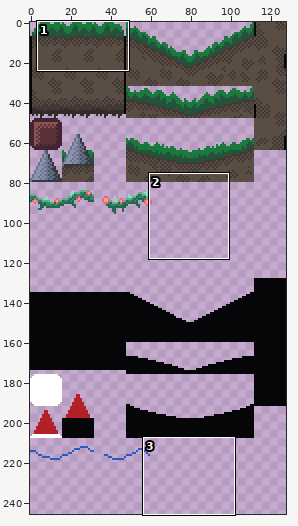
Two states of a sprite sheet, res/tiles/tile_02.png. The first picture is a wide view before the edit; the outline marks the close-up.
Close-up. Before the edit:
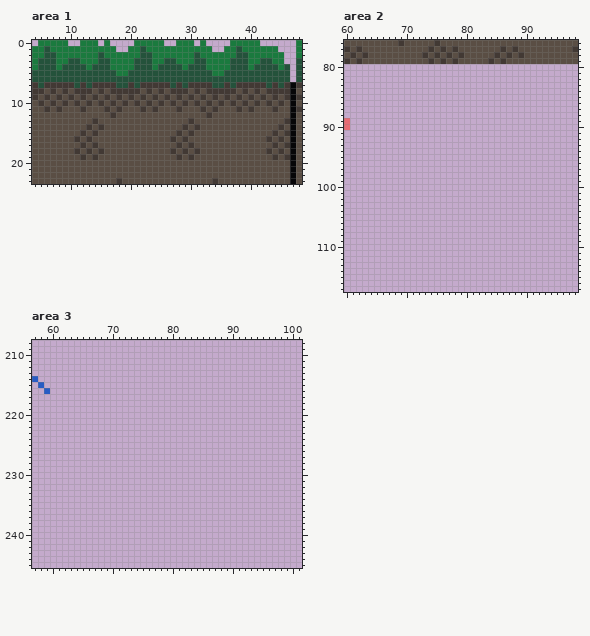
The file is 128x256 pixels. Shown: area 1: x 4..48, y 0..23; area 2: x 60..98, y 76..117; area 3: x 57..101, y 208..245. The wide view leaves out empty margins.
The same view after the edit:
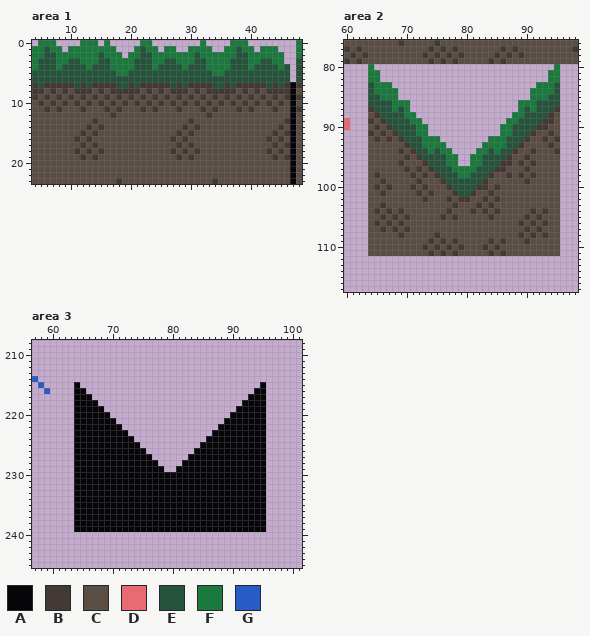
Palette (. is transparent): A #060608  B #423934  C #5a4e44  D #e86a73  E #24523b  F #1a7a3e  G #285cc4
Change:
Changed rows in their new state; - is an unchanged pixel.
Area 1:
first column x 8:
 0 ..-----------.--..--...---------..
 1 -.----------.----.--..-----------.
 2 -----------.----------------------
Area 2:
first column x 64:
 80 F------------------------------F
 81 FF----------------------------FF
 82 FF----------------------------FF
 83 EFFF------------------------FFFE
 84 EFFFF----------------------FFFFE
 85 EEFFF----------------------FFFEE
 86 EEEEFFF------------------FFFEEEE
 87 BEEEFEF------------------FEFEEEB
 88 CBEEEEFF----------------FFEEEEBC
 89 BCBEEEEFF--------------FFEEEEBBC
 90 CBCBEEEEFF------------FFEEEEBBCC
 91 BCBCBEEEFF------------FFEEEBCCBC
 92 CBCBCBEEEFFF--------FFFEEEBCCBCB
 93 CCCCCCBEEFFFF------FFFFEEBCCCCBC
 94 CCCCCBCBEEFEFF----FFEFEEBCCBCCCB
 95 CCCCCCBCBEEEEFF--FFEEEEBCCBCCCCC
 96 CCCCCBCCCBEEEFF--FFEEEBBCBCBCCCC
 97 CCCCCCBCBCBEEEFFFFEEEBBCCCBCCCCC
 98 CBCCCCCBCBCBEEEFFEEEBCCBCBCBCCCC
 99 CCBCCCCCBCCCBEEEEEEBCCCCCCBCCCCC
100 CBCBCCCBCBCCCBEEEEBBCBCCCCCCCCCC
101 CCBCCCCCBCBCCCBEEBCCBCCCCCCCCCCC
102 CCCCCCCCCBCCCBCBBCCBCBCCCCCCCCCC
103 CCBCCCCCCCCCCCBCCCBCBCCCCCCCCCCC
104 CBCBCBCCCCCCCBCCCBCBCBCCCCCBCBCC
105 CCBCBCBCCCCCBCBCCCCCBCCCCCBCBCCC
106 CBCBCBCCCCCCCCCCCCCCCCCCCBCBCBCC
107 CCBCBCBCCCCCCCCCCCCCCCCCCCBCBCCC
108 CCCCCBCCCCCBCCCCCCCCCCCCCBCBCBCC
109 CCCCCCCCCCBCBCBCCCCCBCBCCCBCCCCC
110 CCCCCCCCCBCBCBCBCCCBCBCCCCCCCCCC
111 CCCCCCCCCCBCBCBCCCCCBCBCCCCCCCCC
Area 3:
first column x 64:
215 A------------------------------A
216 AA----------------------------AA
217 AAA--------------------------AAA
218 AAAA------------------------AAAA
219 AAAAA----------------------AAAAA
220 AAAAAA--------------------AAAAAA
221 AAAAAAA------------------AAAAAAA
222 AAAAAAAA----------------AAAAAAAA
223 AAAAAAAAA--------------AAAAAAAAA
224 AAAAAAAAAA------------AAAAAAAAAA
225 AAAAAAAAAAA----------AAAAAAAAAAA
226 AAAAAAAAAAAA--------AAAAAAAAAAAA
227 AAAAAAAAAAAAA------AAAAAAAAAAAAA
228 AAAAAAAAAAAAAA----AAAAAAAAAAAAAA
229 AAAAAAAAAAAAAAA--AAAAAAAAAAAAAAA
230 AAAAAAAAAAAAAAAAAAAAAAAAAAAAAAAA
231 AAAAAAAAAAAAAAAAAAAAAAAAAAAAAAAA
232 AAAAAAAAAAAAAAAAAAAAAAAAAAAAAAAA
233 AAAAAAAAAAAAAAAAAAAAAAAAAAAAAAAA
234 AAAAAAAAAAAAAAAAAAAAAAAAAAAAAAAA
235 AAAAAAAAAAAAAAAAAAAAAAAAAAAAAAAA
236 AAAAAAAAAAAAAAAAAAAAAAAAAAAAAAAA
237 AAAAAAAAAAAAAAAAAAAAAAAAAAAAAAAA
238 AAAAAAAAAAAAAAAAAAAAAAAAAAAAAAAA
239 AAAAAAAAAAAAAAAAAAAAAAAAAAAAAAAA
Where, in picture pixels (left, top, right, bottom), the same in both close-ups:
erased: (56, 40, 68, 52)
erased: (122, 40, 194, 58)
erased: (248, 40, 260, 52)
added: (368, 64, 560, 256)
added: (74, 382, 266, 532)
